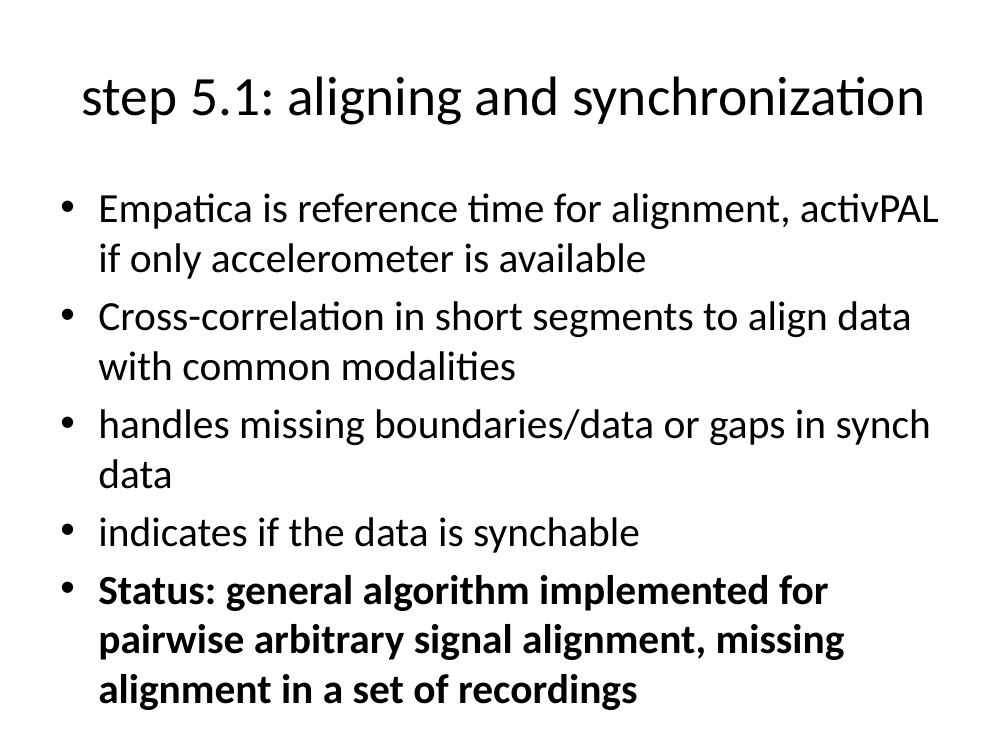
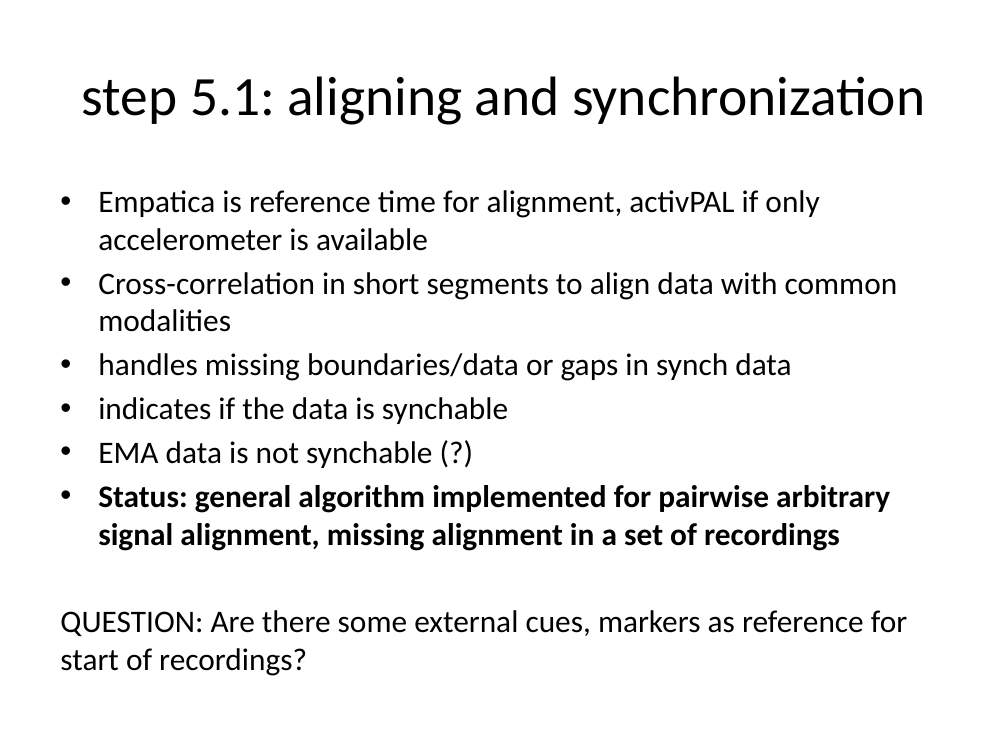
Before and after one commit to raytut/wearanize, a slide deck: slide 13 of snippets/HBS_wearanize.pptx. Drawn at 1008x756 pixels with LibreOffice and Linux fonts; fonts in the diff are those of the drawing. Boxes give left, top, right and bottom in pixels: in the first picture for what was removed or moved away, otherwise in the second. Text is boxed around its words. In the diff, an @@ line names an element or a change of style, - is before the commit and + after.

```diff
--- a/snippets/HBS_wearanize.pptx
+++ b/snippets/HBS_wearanize.pptx
@@ text at (x1=98, y1=190, x2=898, y2=551): size 29.6 to 22.4 pt in "Empatica is reference time for alignment, activPAL ...", "Cross-correlation in short segments to align data ...", "handles missing boundaries/data or gaps in synch ...", "indicates if the data is synchable" and 1 more places; less space between paragraphs @@
@@ text at (x1=98, y1=441, x2=432, y2=468): paragraph added @@
+• EMA data is not synchable (?)
@@ text at (x1=60, y1=610, x2=907, y2=676): paragraph added @@
+QUESTION: Are there some external cues, markers as reference for start of recordings?
```
Also in this commit, not shown: 6 other slides changed, 1 slide added.
